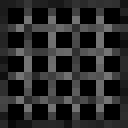
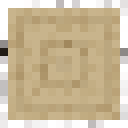
Revision of a layered 128 x 128 image; what changed, layer by layer:
added group "birchlog" with 11 layers above "woodbirchplank" over (x1=0, y1=0, x2=128, y2=128)
added layer "Group 2" (1st of 2, in "birchlog") in group "birchlog" over (x1=8, y1=8, x2=120, y2=120)
added layer "Layer 29 copy" in group "birchlog" over (x1=0, y1=0, x2=128, y2=128)
added layer "Layer 29" in group "birchlog" over (x1=0, y1=16, x2=128, y2=112)
added layer "Layer 31" (lighten) in group "birchlog" over (x1=0, y1=0, x2=128, y2=128)
added layer "Layer 30" (overlay) in group "birchlog" over (x1=0, y1=0, x2=128, y2=128)
added layer "Posterize 2" (1st of 2, in "birchlog") in group "birchlog" over (x1=0, y1=0, x2=128, y2=128)
added group "woodbirchplank" with 8 layers above "stonebrick" over (x1=0, y1=0, x2=128, y2=128)
added layer "woodbirchplank copy" in group "woodbirchplank" over (x1=0, y1=0, x2=128, y2=128)
added layer "woodplank copy" (1st of 2, in "woodbirchplank") in group "woodbirchplank" over (x1=0, y1=0, x2=128, y2=128)
added layer "Layer 22" (1st of 2, in "woodbirchplank") (luminosity, 53%) in group "woodbirchplank" over (x1=0, y1=0, x2=128, y2=104)
added layer "Layer 21" (1st of 2, in "woodbirchplank") in group "woodbirchplank" over (x1=0, y1=0, x2=128, y2=128)
added layer "Layer 20" (1st of 2, in "woodbirchplank") in group "woodbirchplank" over (x1=0, y1=0, x2=128, y2=128)
moved "metalgrate copy 2" into group "metalgrate" over (x1=0, y1=0, x2=128, y2=128)
showed group "log" (2 layers) over (x1=0, y1=0, x2=128, y2=128)
